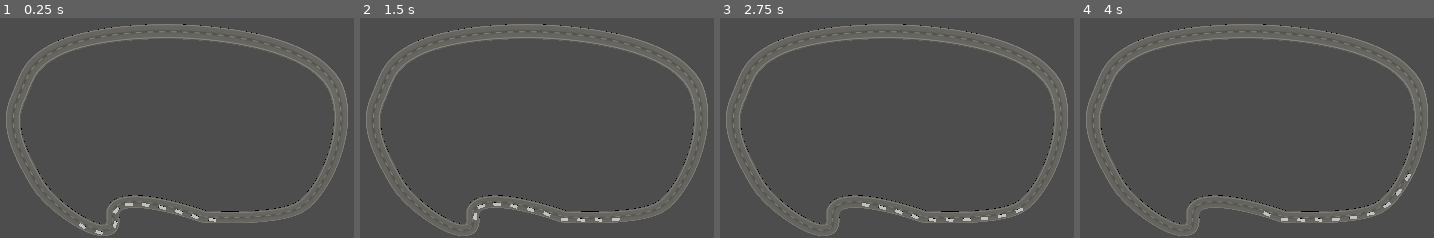
Above: before the commit, frames 1-4 (left to right).
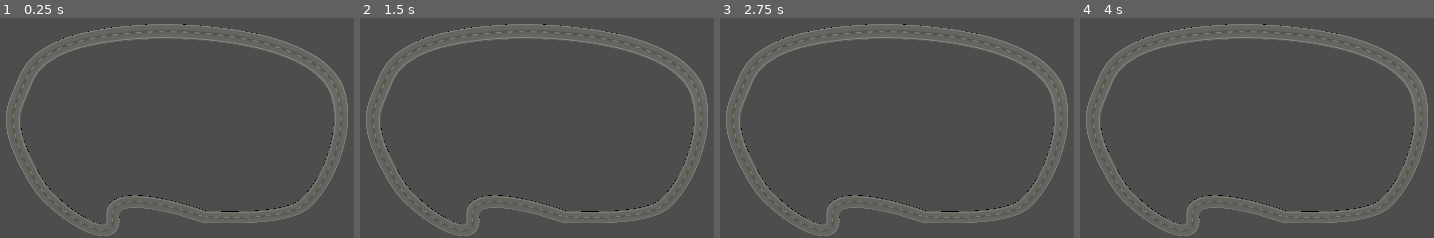
Above: after the commit, the same moments.

Repository: zaddmc/Traffic_Simulator
Game: Godot game, scene res://assets/node_3d.tscn
The game is run twice, just before and just after one commit, with the same random seed, the same clock (stepped at 60 frames per second) and the same inputs.
Inputs:
- Up to frame 1 (0.25 s): no input
- Up to frame 2 (1.5 s): tap Enter at 1.25 s
- Up to frame 3 (2.75 s): tap Space at 2 s
- Up to frame 4 (4 s): no input

The runs differ from the first frame. In frame 1, 0.3% of the frame differs, in the area x 22-62%, y 84-99%; in frame 2, 0.3%; in frame 3, 0.3%, in the area x 40-86%, y 84-93%; in frame 4, 0.3%.

Commit message:
carmodel

Diff:
--- a/scripts/car.tscn
+++ b/scripts/car.tscn
@@ -1,15 +1,11 @@
 [gd_scene load_steps=3 format=3 uid="uid://b2omyb7g6ds56"]
 
 [ext_resource type="Script" path="res://scripts/CarScript.gd" id="1_2aw4a"]
-
-[sub_resource type="BoxMesh" id="BoxMesh_sntee"]
-size = Vector3(2.15, 0.345, 0.96)
+[ext_resource type="PackedScene" uid="uid://b0h587x42a4l6" path="res://assets/Models/carmodel.glb" id="2_hqsxh"]
 
 [node name="Car" type="PathFollow3D"]
-transform = Transform3D(0.999943, 0, 0, 0, 0.99995, 0, 0, 0, 0.999958, 0, 0, 4.17725)
+transform = Transform3D(0.999943, 0, 0, 0, 0.99995, 0, 0, 0, 0.999958, 0, 0, 0.0174198)
 script = ExtResource("1_2aw4a")
 
-[node name="MeshInstance3D" type="MeshInstance3D" parent="."]
-transform = Transform3D(0.12792, 0, 0.991788, 0, 1, 0, -0.991787, 0, 0.12792, 0.782768, 0, -0.0075078)
-mesh = SubResource("BoxMesh_sntee")
-skeleton = NodePath("")
+[node name="carmodel" parent="." instance=ExtResource("2_hqsxh")]
+transform = Transform3D(-3.49691e-09, 0, 0.08, 0, 0.08, 0, -0.08, 0, -3.49691e-09, 0.00476566, -1.19215e-07, -0.0424699)
Binary file added: assets/Models/carmodel.fbx
Not shown, added: assets/Models/carmodel.fbx.import
